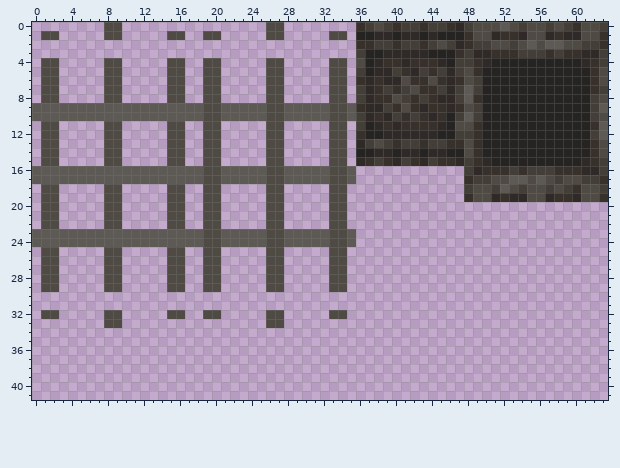
One commit to this pixel-art sprite: src/assets/gauntlet/textures/decoration/human_cage.png. Above, as it was before the edit.
The file is 64x64 pixels. Shown: x 0..63, y 0..41.
After:
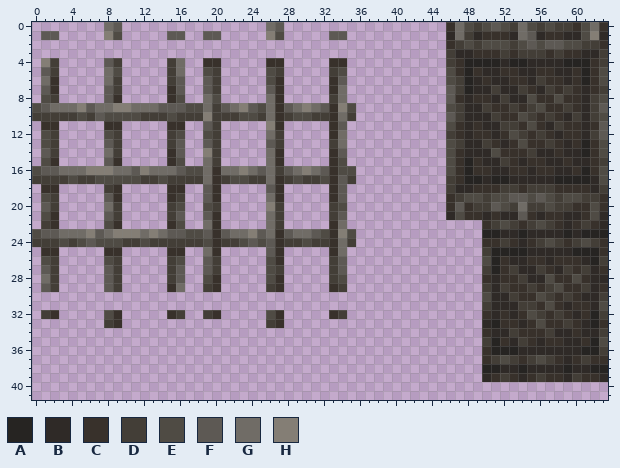
Palette (. is transparent): A #262422  B #2f2a27  C #38312b  D #433e37  E #4f4b44  F #5d5954  G #706c66  H #847e75
From the commit log: Human Cage and Boulder implementation
Difference:
Changed rows in their new state; - is an unchanged pixel.
first column x 0:
 0 --------GF----------------GF--------..........-GED-FEDG-DED---GC
 1 -FF-----H------FF--FF-----H------FF-..........BGDBCC-BGFBC----HB
 2 ------------------------------------..........CDE-E-------------
 3 ------------------------------------..........DBBCC-D-----------
 4 -HD-----FD-----DG--CC-----CC-----CC-..........DCAAA-B--BBBB--A--
 5 -FD-----G------DG---D------D-----D--..........ECA-BBCCBBCCBBC---
 6 -GC-----GD-----DF--FD------C-----CF-..........EDABCBBCCBDCCBC---
 7 -FC-----FD-----CF--FD-----FC-----CG-..........F-ABBDBBDCBDCDCB--
 8 --D-----FC-----C---G------GC-----DG-..........FCB-CBDBBECCECCB--
 9 E-GGGH-GGHHGGG---EEGD-GH-EGC-GHG-CHE..........EDBBDCCDCDECCDCB--
10 DDDDDED-EEEEDDDEDDDHDDDEEDGCDEEDDCGD..........F-BBBDCCEDCDCBDB--
11 -CC-----CC-----CC--FD-----HC-----CF-..........ECB-BBDDCECBDCCB--
12 --D------D-----D----D-----GD-----CG-..........DCB-CBCEDCDCBCCB--
13 --D-----FD-----DF--FD-----FD-----DG-..........EDBBDCBCECCDCBC---
14 -FD-----GD-----CF--HD-----GC-----CF-..........ECBBBECCCDBBCBB---
15 --C-----FC-----C---GD-----GC-----C--..........ECA--BDCBCCBBCB---
16 E--GGGHHHGG-HGGG-EEGCGGHG-GD-GHG-C-E----------ECAC-BBC-BCCBB-ACE
17 DDDDEDDEEEEEDDEDDDDGCDEEDDGCDEDDECFD----------DCAABAABBBBBAAAABE
18 -CC-----DC-----CC--FC-----FC-----CF-----------DBBCCCDDCDD-CC-CB-
19 --D-----FC-----CD--FC-----GC-----CF-----------CDE-DEEFF-FEDEEDD-
20 -FD-----GD-----D----D-----HD-----D------------CFCDDFEDGDDEDDCCEC
21 --C-----FD-----DF--FC-----GD-----DF-----------BECCBCBBFCBCCBBCEB
22 -DC------C-----C---GC-----GD-----CG---------------CDEDCDEDCBCDCB
23 E--GGGH-GHHHGHG--EEFC-GGH-GC-GG-ECHE--------------AABBABBBBABAAA
24 DDDEDE-EEEDDEDDDDDD-CDDE-EFCDDEDDCGD--------------CCDCBCDEDCDEDC
25 -CC-----CC-----CC--GC-----FC-----CG---------------DAAAABBBBBAAAC
26 --D------D-----D---FD------C-----DF---------------EACBBCCBCCCBAD
27 -FD-----FD-----DF--FD------D-----DF---------------DACDBBDCBDCDBC
28 -GD-----FD-----DF---C------C-----D----------------CBCCDBBECCECBB
29 -FD-----FD-----CG--DC-----DC-----CD---------------DBDCCDCDECCDBC
30 --------------------------------------------------EBBDCCEDCDCBBD
31 --------------------------------------------------DBBBDDCECBCCBE
32 -DC------C-----CD--DC------C-----CD---------------CBCBCEDCDCBCAD
33 --------DC----------------DC----------------------BACCBCECCDCBAC
34 --------------------------------------------------CBBDCCCDBBCBBD
35 --------------------------------------------------DACBDCBCCBBCAE
36 --------------------------------------------------CAAABBBBBBBAAD
37 --------------------------------------------------CDEDCDEDCBCDCC
38 --------------------------------------------------AABBABBBBABBAA
39 --------------------------------------------------BCDCBCDCCBDCCB
Where, in picture pixels (left, top, right, bottom), the same in both pictures:
changed: (32, 22, 608, 382)
